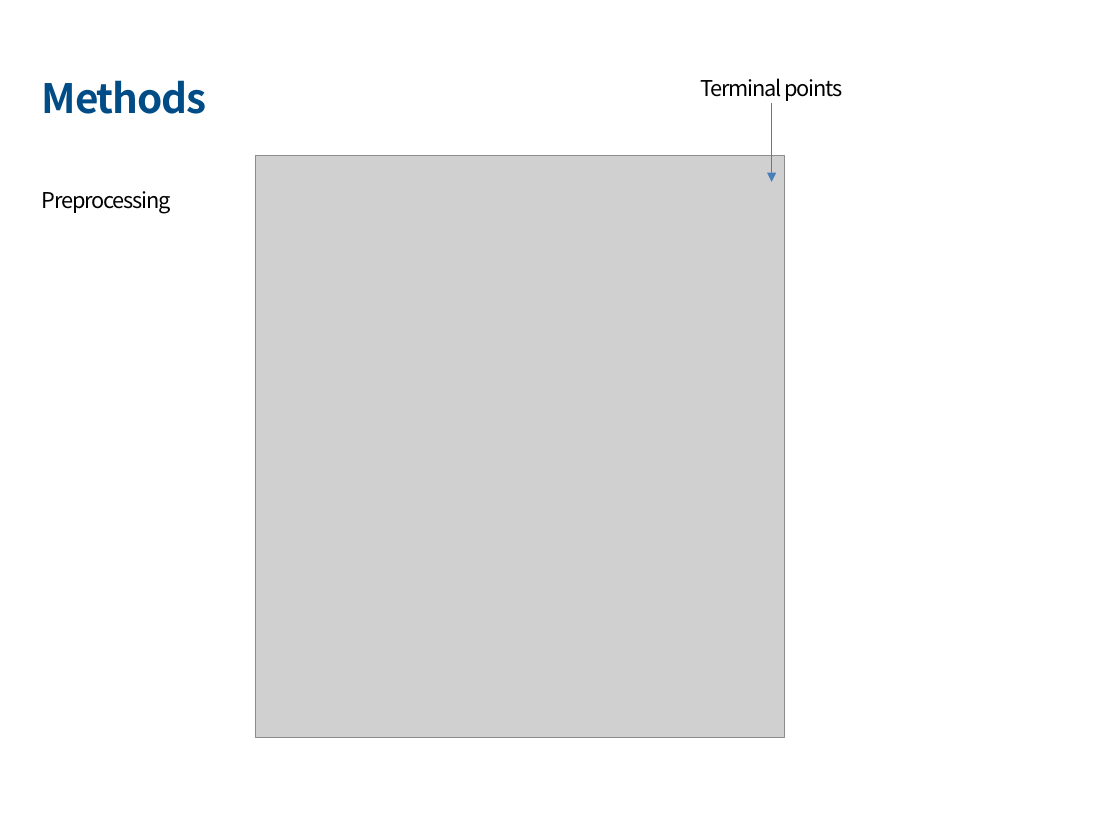
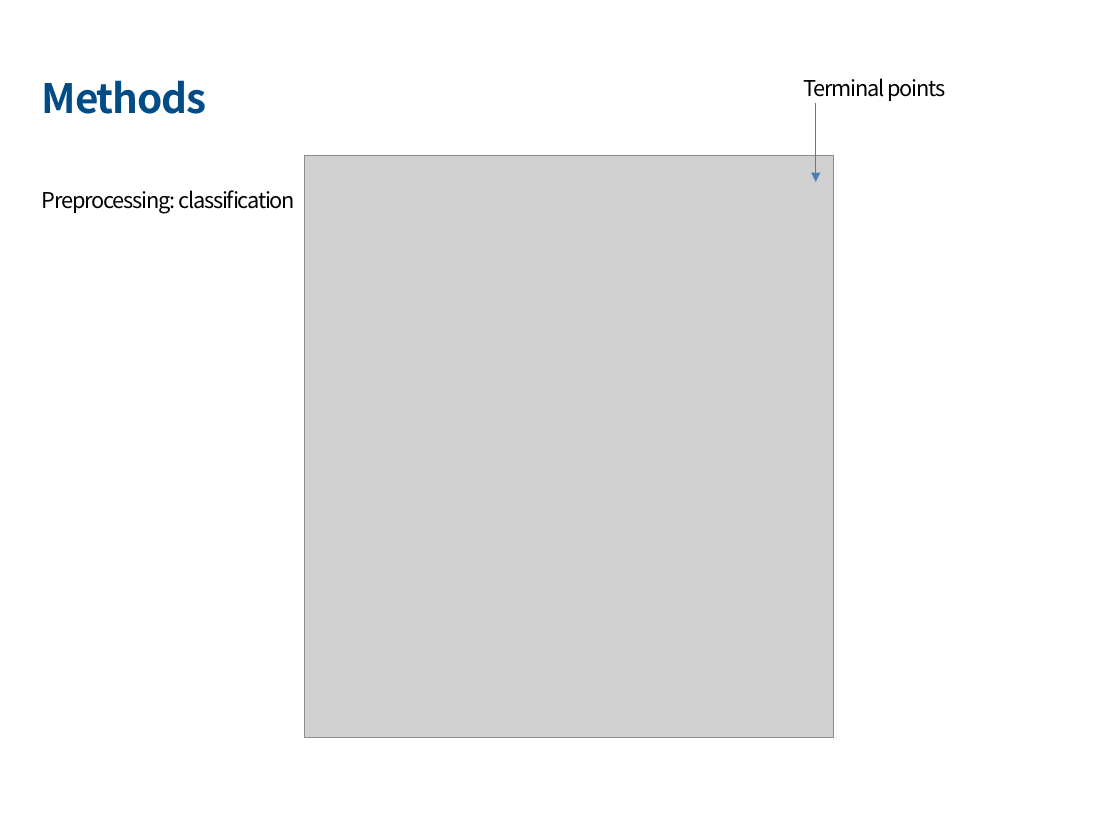
Before and after one commit to jonghyunlee1993/ComputationalCognitiveScience, a slide deck: slide 7 of Project_02_NeuralSpikeDecoding/report/CCN_final_project_team-7_1218.pptx. Drawn at 1120x840 pixels with LibreOffice and Linux fonts; fonts in the diff are those of the drawing; grey boxes stand for pictures; background and template pictures are left out. Boxes give left, top, right and bottom in pixels: in the first picture for what was removed or moved away, otherwise in the second. Text is boxed around its words. In the diff, an @@ line names an element or a change of style, - is before the commit and + after.

```diff
--- a/Project_02_NeuralSpikeDecoding/report/CCN_final_project_team-7_1218.pptx
+++ b/Project_02_NeuralSpikeDecoding/report/CCN_final_project_team-7_1218.pptx
@@ text "Terminal points": place and size @@
-text "Terminal points" at [701,78,843,101]
+text "Terminal points" at [803,78,945,101]
@@ arrow moved from (772, 103) - (772, 181) to (815, 103) - (815, 181) @@
@@ picture: place and size @@
-picture at [255,156,784,738]
+picture at [305,156,833,738]
@@ text at [42,190,295,214]: text changed @@
-Preprocessing
+Preprocessing: classification
```
Also in this commit, not shown: 1 other slide changed, 19 other files.
